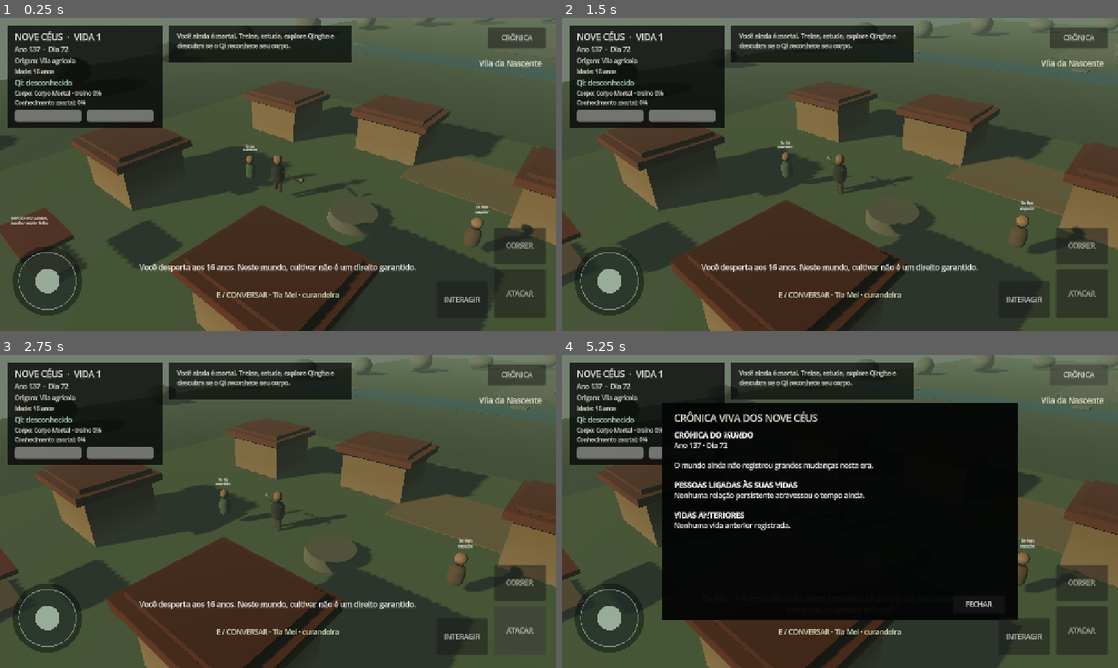
Above: before the commit, frames 1-4 (two rows, left to right).
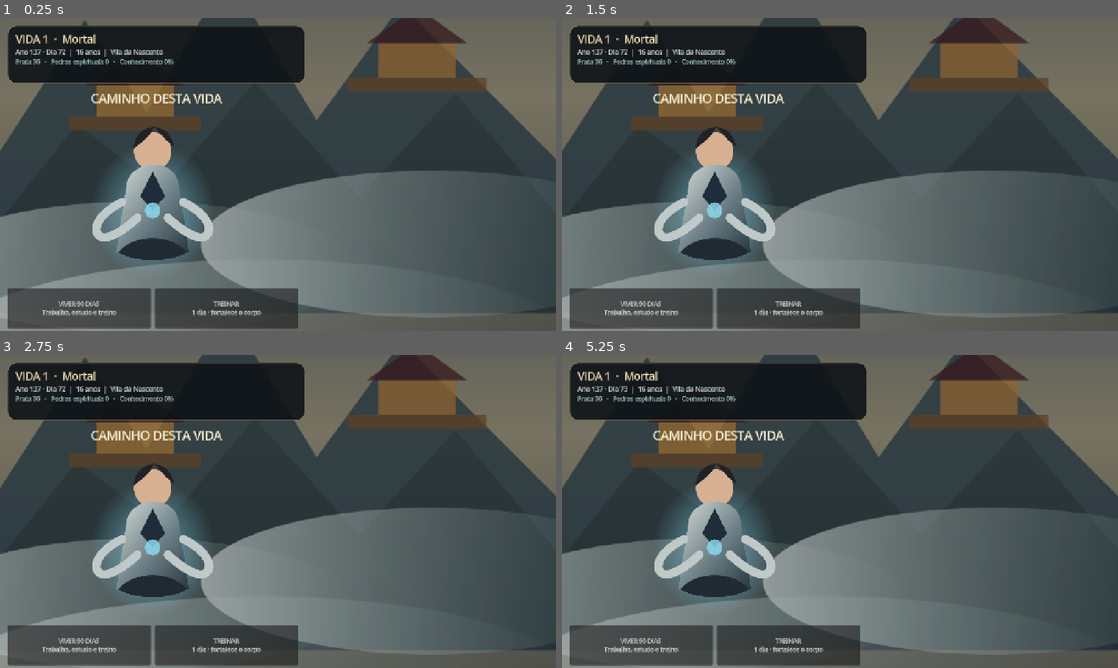
Above: after the commit, the same moments.

Repository: kanintsu/Nove-ceus
Game: Godot game, scene res://main.tscn
The game is run twice, just before and just after one commit, with the same random seed, the same clock (stepped at 60 frames per second) and the same inputs.
Inputs (mouse positions are in pixels of both pictures, inside the frame that each line leads up to):
- Up to frame 1 (0.25 s): no input
- Up to frame 2 (1.5 s): tap Enter at 0.5 s; drag from (612, 280) to (895, 105) at 0.52 s; drag from (728, 190) to (812, 237) at 1.27 s
- Up to frame 3 (2.75 s): click (522, 630) at 2 s, where only the run before the commit has a clickable "ATACAR"
- Up to frame 4 (5.25 s): click (1023, 636) at 2.75 s, where only the run before the commit has a clickable "INTERAGIR"; click (789, 646) at 3.5 s, where only the run after the commit has a clickable "TREINAR 1 dia · fortalece o c…"; click (1084, 583) at 4.25 s, where only the run before the commit has a clickable "CORRER"; click (1079, 373) at 5 s, where only the run before the commit has a clickable "CRÔNICA"

The runs differ from the first frame. In frame 1, 73% of the frame differs, in the area x 0-100%, y 0-100%; in frame 2, 77%; in frame 3, 76%; in frame 4, 84%.

Commit message:
refactor: replace 3D main scene with portrait mobile UI

Diff:
--- a/main.tscn
+++ b/main.tscn
@@ -1,6 +1,12 @@
 [gd_scene load_steps=2 format=3]
 
-[ext_resource type="Script" path="res://scripts/main.gd" id="1_main"]
+[ext_resource type="Script" path="res://scripts/mobile/mobile_game.gd" id="1_mobile"]
 
-[node name="NoveCeus" type="Node3D"]
-script = ExtResource("1_main")
+[node name="NoveCeusMobile" type="Control"]
+layout_mode = 3
+anchors_preset = 15
+anchor_right = 1.0
+anchor_bottom = 1.0
+grow_horizontal = 2
+grow_vertical = 2
+script = ExtResource("1_mobile")
